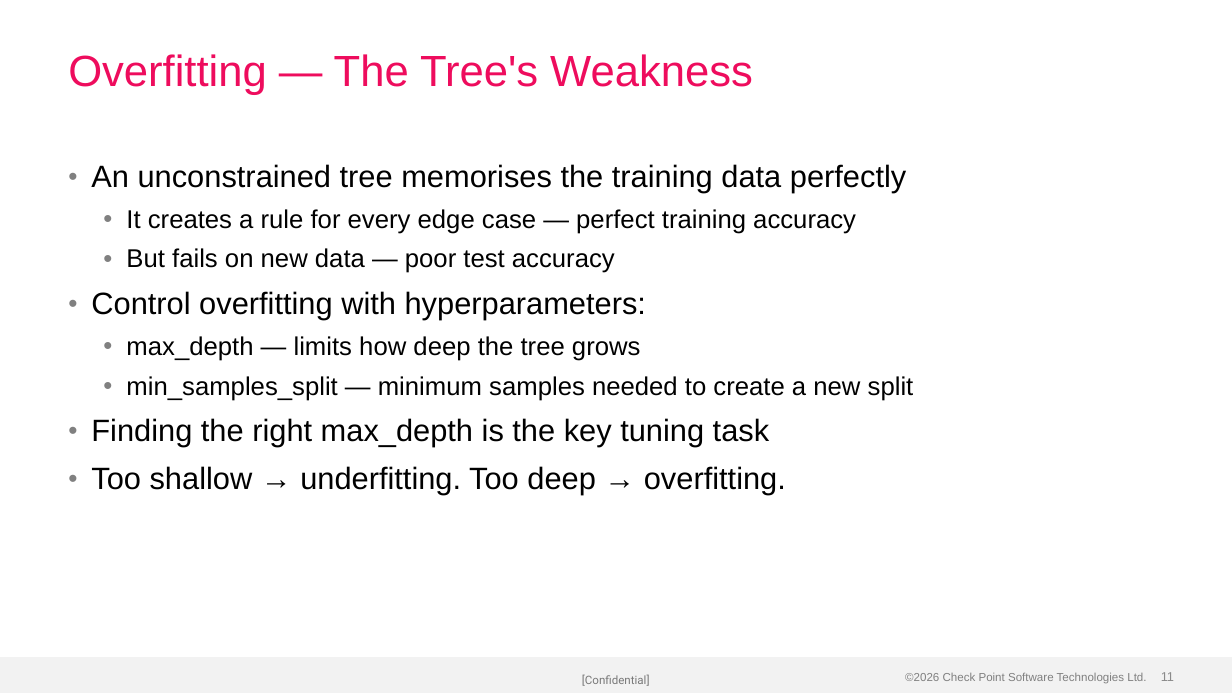
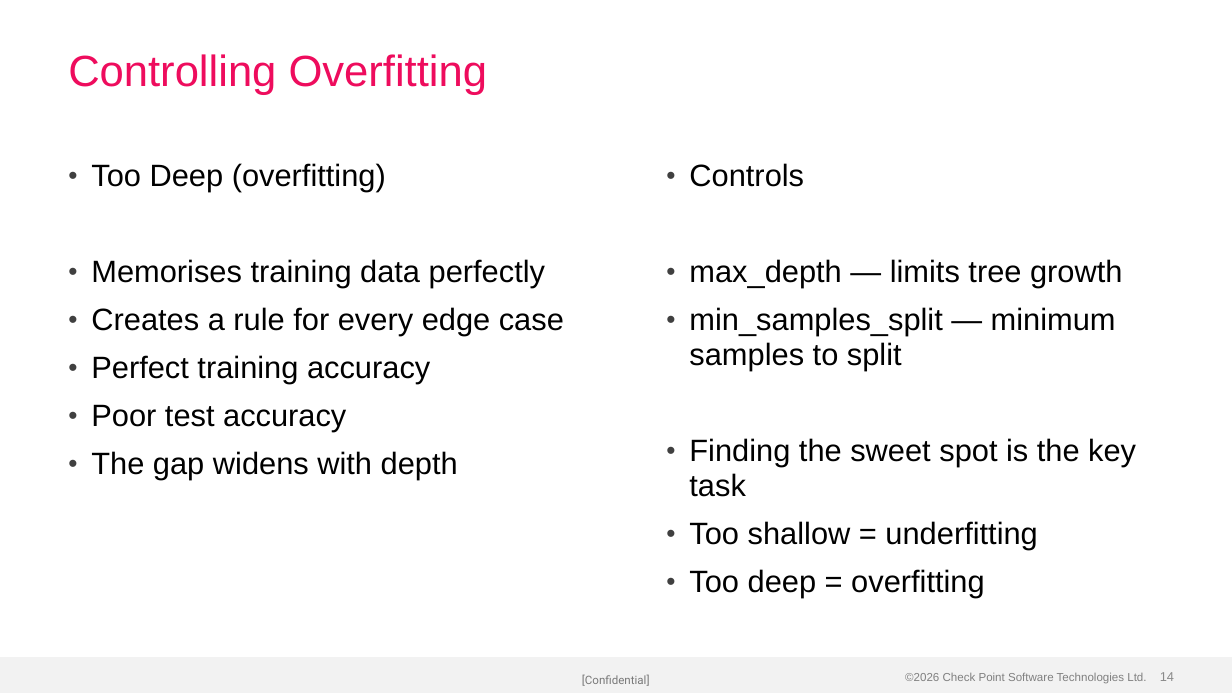
Before and after one commit to alshawwaf/ai-basic-training, a slide deck: slide 14 of stage1_classic_ml/04_decision_trees/Lecture-4-Decision-Trees.pptx (slide 11 before the commit). Drawn at 1232x693 pixels with LibreOffice and Linux fonts; fonts in the diff are those of the drawing; background and template pictures are left out. Boxes give left, top, right and bottom in pixels: in the first picture for what was removed or moved away, otherwise in the second. Text is boxed around its words. In the diff, an @@ line names an element or a change of style, - is before the commit and + after.

Commit message:
Rebuild Lecture-4 with charts and visual layouts
5 embedded images: decision tree flowchart, Gini impurity pie charts,
attack signature cards, feature importance bars, overfitting depth chart.
Uses 2-Column, Bullets+Pull Quote, and Title Only layouts.

```diff
--- a/stage1_classic_ml/04_decision_trees/Lecture-4-Decision-Trees.pptx
+++ b/stage1_classic_ml/04_decision_trees/Lecture-4-Decision-Trees.pptx
@@ title at (68, 54, 488, 95): text changed @@
-Overfitting — The Tree's Weakness
+Controlling Overfitting
@@ text added at (91, 163, 564, 480), 24 pt, text #000000 @@
+• Too Deep (overfitting)
+• Memorises training data perfectly
+• Creates a rule for every edge case
+• Perfect training accuracy
+• Poor test accuracy
+• The gap widens with depth
@@ text at (689, 163, 1136, 598): text changed; size 20 to 24 pt @@
-• An unconstrained tree memorises the training data perfectly
-  • It creates a rule for every edge case — perfect training accuracy
-  • But fails on new data — poor test accuracy
-• Control overfitting with hyperparameters:
-  • max_depth — limits how deep the tree grows
-  • min_samples_split — minimum samples needed to create a new split
-• Finding the right max_depth is the key tuning task
-• Too shallow → underfitting. Too deep → overfitting.
+• Controls
+• max_depth — limits tree growth
+• min_samples_split — minimum samples to split
+• Finding the sweet spot is the key task
+• Too shallow = underfitting
+• Too deep = overfitting
@@ page number at (1160, 672, 1174, 681): text changed @@
-11
+14
```
Also in this commit, not shown: 6 other slides changed, 5 slides added, 3 slides removed.
